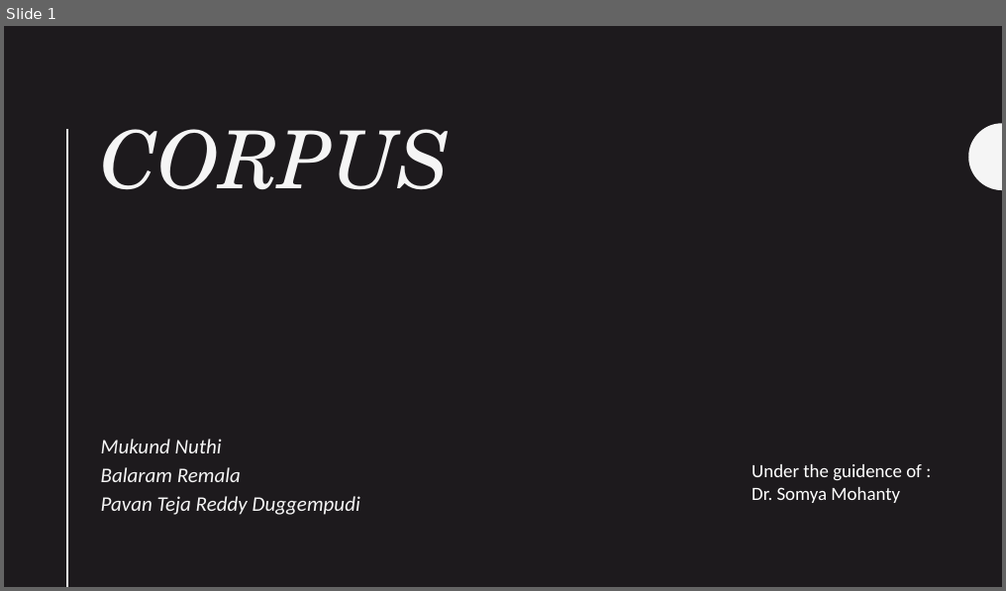
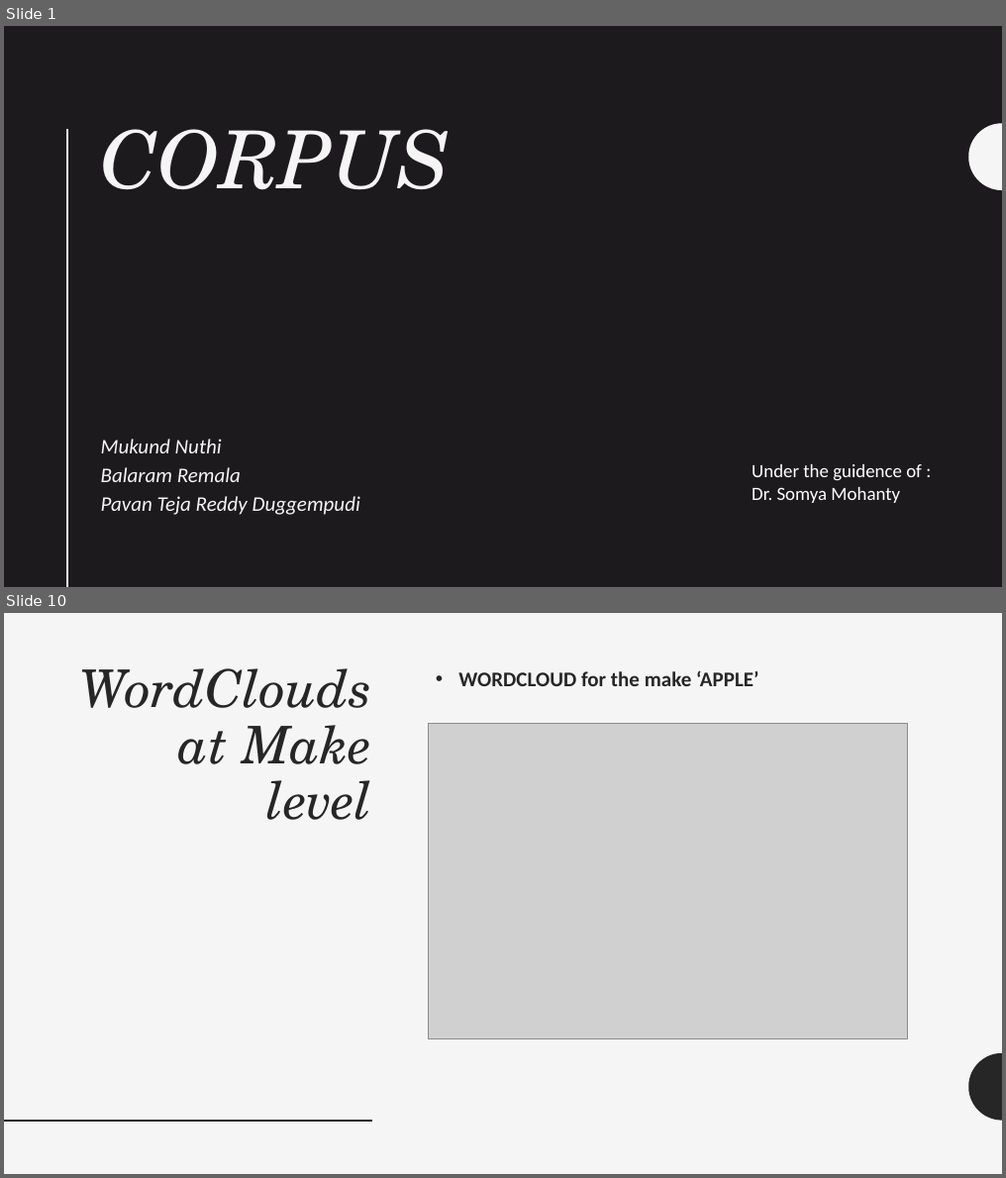
Before and after one commit to UNCG-CSE/CORPUS, a slide deck: presentations/DS ppt.pptx. Shown one above the other, each under a label of ours: slide 1 before the commit, slides 1 and 10 after it; the slides between them are not shown. The pictures are 1006x591 and 1006x1178 pixels, drawn with LibreOffice and Linux fonts; fonts in the diff are those of the drawing; grey boxes stand for pictures. Boxes give left, top, right and bottom in pixels: in the first picture for what was removed or moved away, otherwise in the second. Text is boxed around its words. In the diff, an @@ line names an element or a change of style, - is before the commit and + after.

```diff
--- a/presentations/DS ppt.pptx
+++ b/presentations/DS ppt.pptx
@@ slide 10 added at (x1=4, y1=613, x2=1002, y2=1174), background #F5F5F5 @@
@@ title added at (x1=80, y1=668, x2=373, y2=820), 50 pt, text #262626, italic @@
+WordClouds at Make level
@@ text added at (x1=458, y1=670, x2=758, y2=686), 20 pt, text #262626, bold @@
+• WORDCLOUD for the make ‘APPLE’
@@ picture added at (x1=429, y1=724, x2=908, y2=1040) @@
@@ freeform shape added at (x1=969, y1=1054, x2=1002, y2=1121), fill #262626 @@
@@ line added from (4, 1121) to (372, 1121), #262626 2 pt @@
```
Also in this commit, not shown: 2 slides changed, 12 other slides added, 1 slide removed.
